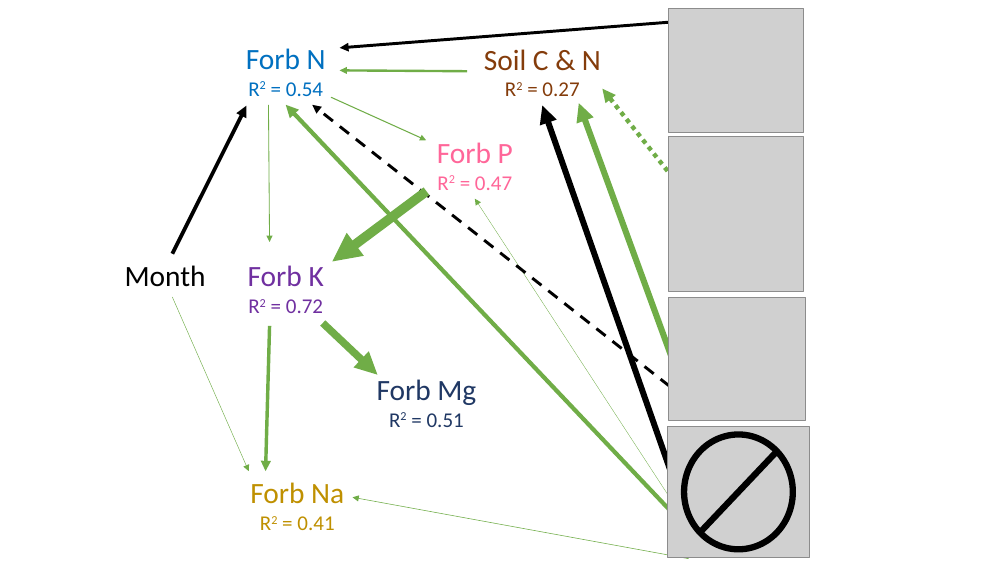
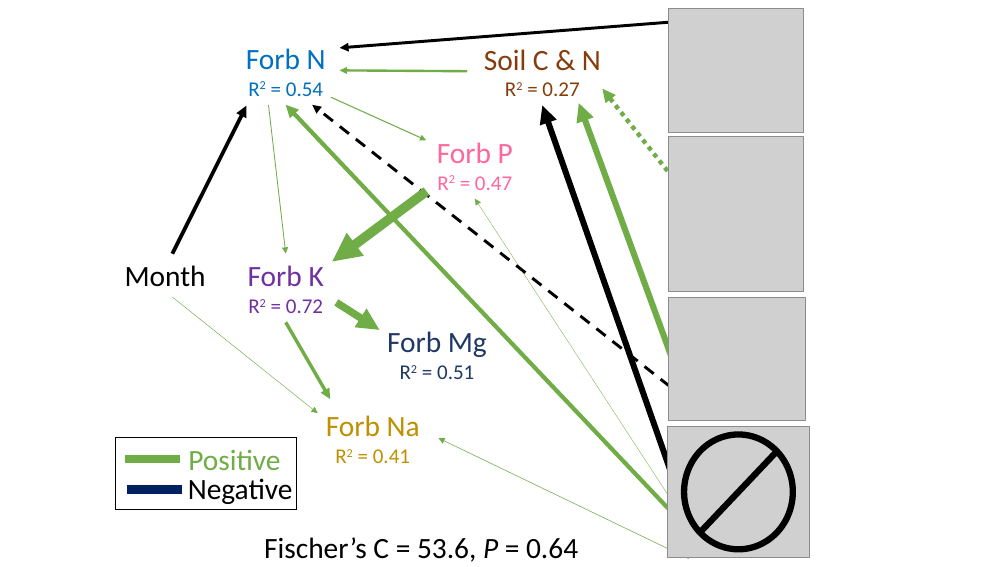
Before and after one commit to Ewelti/AppraisingGrazing, a slide deck: slide 4 of plots/PSEMplots.pptx. Drawn at 1008x567 pixels with LibreOffice and Linux fonts; fonts in the diff are those of the drawing; grey boxes stand for pictures. Boxes give left, top, right and bottom in pixels: in the first picture for what was removed or moved away, otherwise in the second. Text is boxed around its words. In the diff, an @@ line names an element or a change of style, - is before the commit and + after.

```diff
--- a/plots/PSEMplots.pptx
+++ b/plots/PSEMplots.pptx
@@ arrow moved from (268, 105) - (270, 242) to (268, 105) - (286, 253) @@
@@ arrow moved from (172, 297) - (249, 471) to (172, 297) - (318, 414) @@
@@ arrow moved from (270, 326) - (265, 471) to (286, 322) - (330, 399) @@
@@ arrow moved from (323, 323) - (377, 375) to (337, 302) - (380, 330) @@
@@ text "Forb Mg": place and size @@
-text "Forb Mg" at (377,379,476,427)
+text "Forb Mg" at (387,331,487,379)
@@ text "Forb Na": place and size @@
-text "Forb Na" at (250,482,344,530)
+text "Forb Na" at (326,415,420,463)
@@ rectangle added at (115,437,296,510), outline #000000 1 pt @@
@@ text added at (188,449,280,470), 28 pt, text #70AD47 @@
+Positive
@@ arrow moved from (689, 559) - (352, 498) to (689, 559) - (439, 439) @@
@@ line added from (126, 459) to (181, 459), #70AD47 8 pt @@
@@ text added at (188,478,293,504), 28 pt, text #000000 @@
+Negative
@@ line added from (127, 489) to (182, 489), #002060 8 pt @@
@@ text added at (264,537,578,562), 28 pt, text #000000 @@
+Fischer’s C = 53.6, P = 0.64
```
Also in this commit, not shown: 1 other slide changed, 9 other files.
